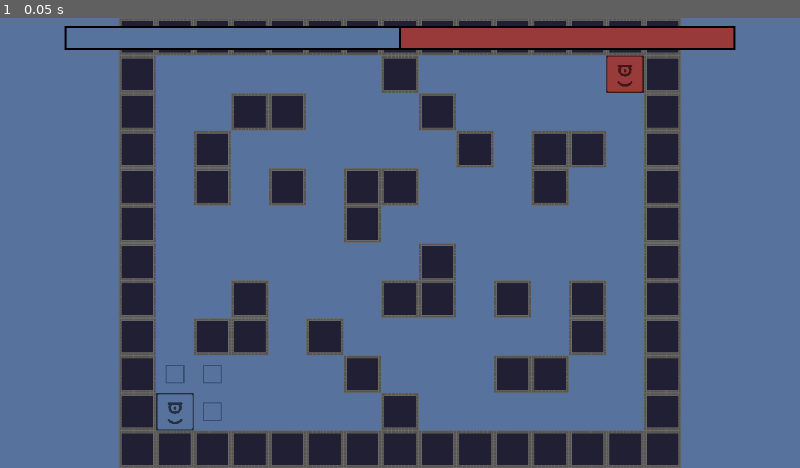
Above: before the commit, frame 1.
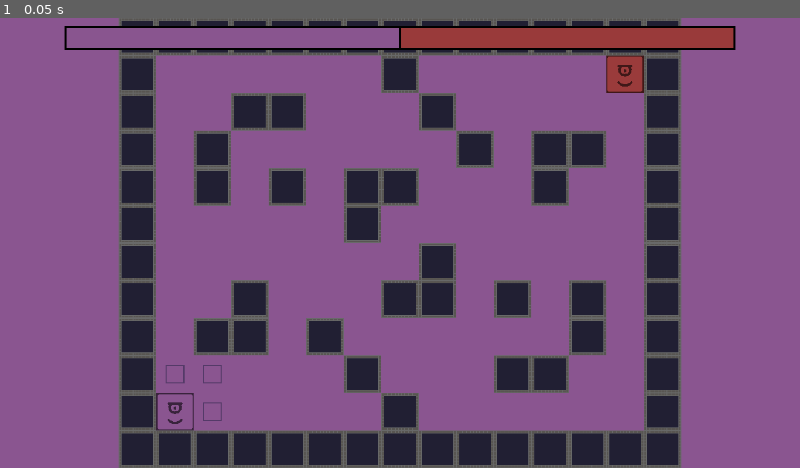
Above: after the commit, the same moment.

Repository: VoidScientist/Terrain-War
Game: Godot game, scene res://scenes/Game.tscn
Two runs of this game, one before a commit and one after it. Both use one fixed random seed, a clock stepped at 60 frames per second and the inputs below.
Inputs:
- Up to frame 1 (0.05 s): no input

The runs differ from the first frame. In frame 1, 70% of the frame differs, in the area x 0-100%, y 0-100%.

Commit message:
added player name "system"

Diff:
--- a/scenes/Game.tscn
+++ b/scenes/Game.tscn
@@ -19,12 +19,14 @@
 position = Vector2( 0, 1 )
 tile_set = ExtResource( 2 )
 format = 1
-tile_data = PoolIntArray( 0, 2, 0, 1, 2, 0, 2, 2, 0, 3, 2, 0 …(753 unchanged characters)…  2, 0, 655361, 0, 0, 655367, 2, 0, 655373, 3, 0, 655374, 2, 0, 720896, 2, 0, 720897, 2, 0, 720 …(179 unchanged characters)…
+tile_data = PoolIntArray( 0, 2, 0, 1, 2, 0, 2, 2, 0, 3, 2, 0 …(753 unchanged characters)…  2, 0, 655361, 0, 0, 655367, 2, 0, 655374, 2, 0, 720896, 2, 0, 720897, 2, 0, 720 …(179 unchanged characters)…
 script = ExtResource( 1 )
 
 [node name="PlayerService" type="Node2D" parent="."]
 script = ExtResource( 6 )
-player_1_col = Color( 0.345098, 0.454902, 0.619608, 1 )
+player_1_name = "Théo"
+player_2_name = "Louis"
+player_1_col = Color( 0.545098, 0.337255, 0.568627, 1 )
 player_2_col = Color( 0.607843, 0.235294, 0.235294, 1 )
 
 [node name="Camera2D" type="Camera2D" parent="."]
--- a/scripts/map.gd
+++ b/scripts/map.gd
@@ -128,6 +128,7 @@
 			av_pos += 1
 
 	if av_pos == 0 and not players.game_finished(max_score):
+
 		current_player = players.change_turn()
 
 
--- a/scripts/player_service.gd
+++ b/scripts/player_service.gd
@@ -1,5 +1,8 @@
 extends Node2D
 class_name PlayerService
+
+export (String) var player_1_name
+export (String) var player_2_name
 
 export (Color) var player_1_col
 export (Color) var player_2_col
@@ -10,8 +13,8 @@
 var rand_gen: RandomNumberGenerator
 
 func _ready():
-	var player1 = Player.new("Joueur 1", 0, player_1_col)
-	var player2 = Player.new("Joueur 2", 1, player_2_col)
+	var player1 = Player.new(player_1_name, 0, player_1_col)
+	var player2 = Player.new(player_2_name, 1, player_2_col)
 
 	rand_gen = RandomNumberGenerator.new()
 	rand_gen.randomize()
